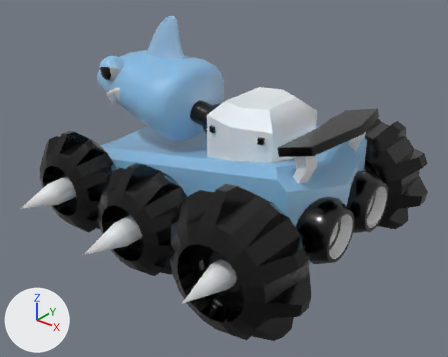
Two versions of the FBX model Assets/Modelos/Karts/Kart_Shark.fbx, one commit apart.
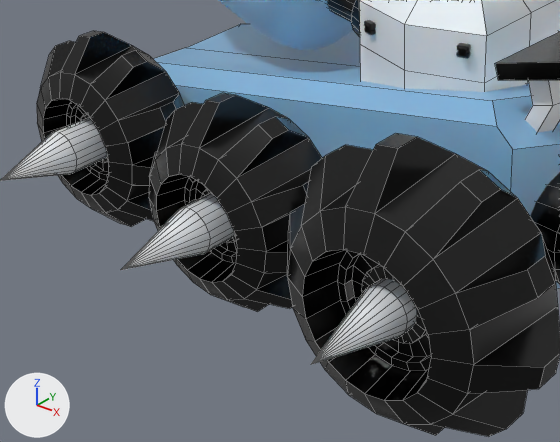
There are two pictures of each version: one whole from a 50 mm camera at (0.0815, -0.0999, 0.0778) aimed at (0.0034, -0.0022, 0.0172), one close up on the part from 5% to 69% of the width and 32% to 96% of the height. Lighting does not change. The marker at lower left points along +X, +Y and +Z. The close-ups show mesh edges as thin lines. Where no turn or scale is listed for an object, it has been applied to the vertices.
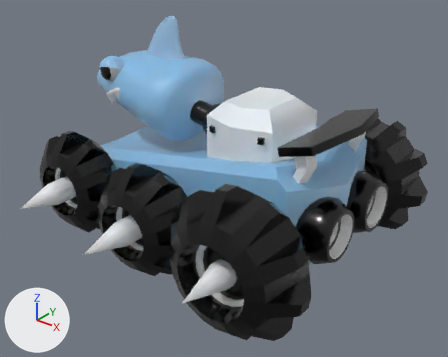
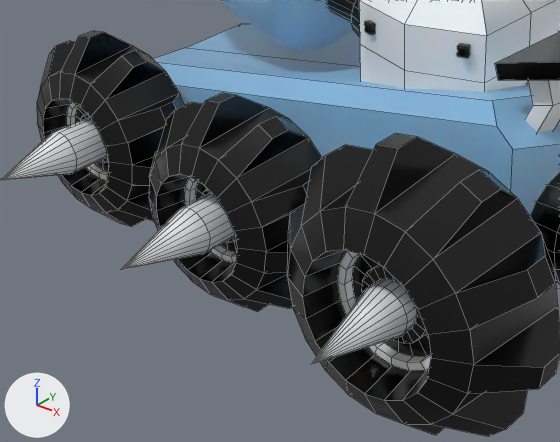
Where the change shows, as pixel boxes [x1, y1, x2, y2] in the close-ups (560 x 442 px):
part 1 of me_mesh_020, recoloured (black to white): [66, 102, 109, 180] in both
part 2 of me_mesh_013, recoloured (black to white): [337, 251, 431, 371] in both
part 3 of me_mesh_006, recoloured (black to white): [184, 177, 237, 263] in both

The change, as a list of edits to the scene's bpy script:
```text
Change me_mesh_020:
    where me_mesh_020.from_pydata(...)  # 362 vertices, 380 faces; spans x -0.0368..-0.0122, y -0.0243..-0.0131, z -0.0003..0.0243
    used by ob_polysurface7; location = (-0.00266, 0.0, 0.00108)
    me_mesh_020 part 1: 60 of the faces centred in x -0.0298..-0.0192, y -0.0213..-0.021, z 0.0067..0.0173 switch from mat_iris (black #000000) to mat_diente (white #ffffff)
Change me_mesh_013:
    where me_mesh_013.from_pydata(...)  # 362 vertices, 380 faces; spans x 0.0122..0.0421, y -0.0326..-0.0175, z -0.001..0.0289
    used by ob_polysurface14; location = (-0.00266, 0.0, 0.00108)
    me_mesh_013 part 2: 60 of the faces centred in x 0.0207..0.0336, y -0.0287..-0.0282, z 0.0075..0.0204 switch from mat_iris (black #000000) to mat_diente (white #ffffff)
Change me_mesh_006:
    where me_mesh_006.from_pydata(...)  # 362 vertices, 380 faces; spans x -0.0117..0.0129, y -0.0283..-0.0152, z -0.0003..0.0243
    used by ob_polysurface4; location = (-0.00266, 0.0, 0.00108)
    me_mesh_006 part 3: 60 of the faces centred in x -0.0047..0.0059, y -0.0249..-0.0245, z 0.0067..0.0173 switch from mat_iris (black #000000) to mat_diente (white #ffffff)
```
